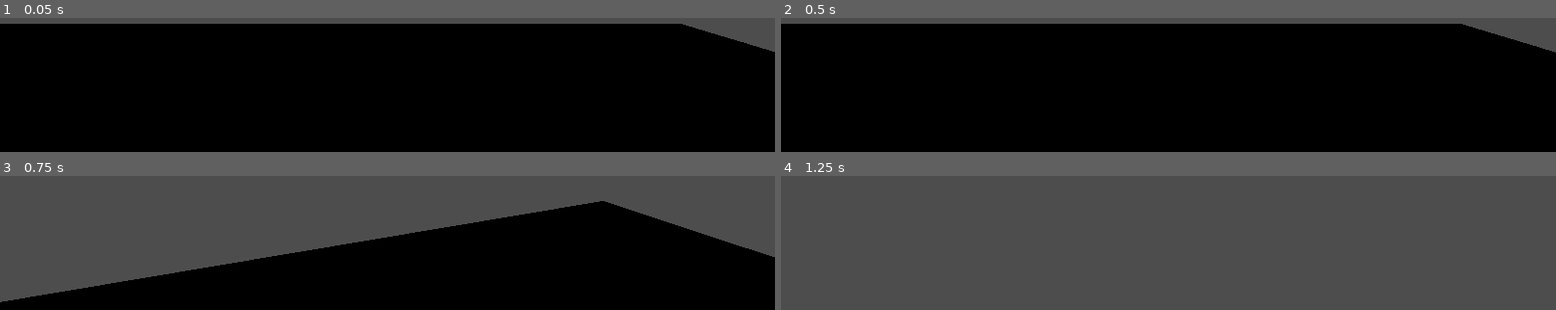
Above: before the commit, frames 1-4 (two rows, left to right).
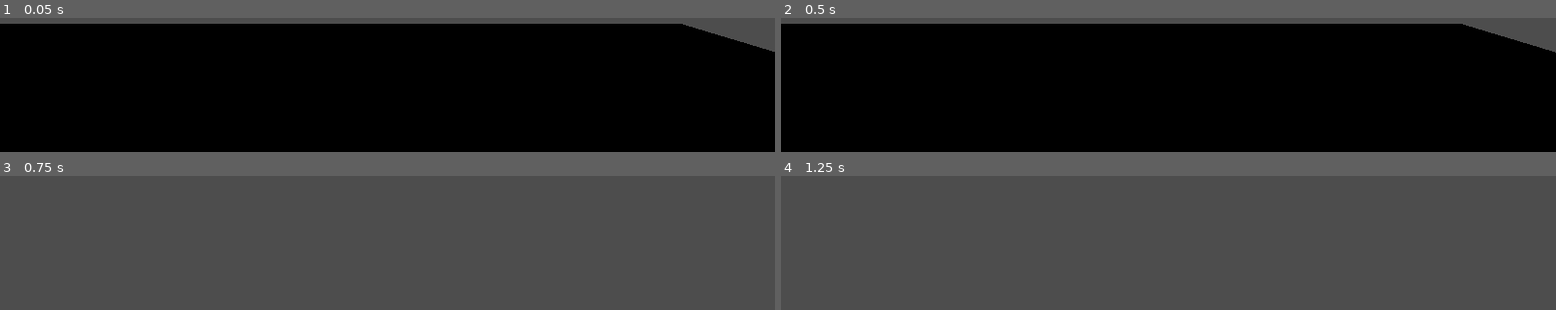
Above: after the commit, the same moments.

Repository: SKYNETTEDDRAGON/minesweeper_robot
Game: Godot game, scene res://Scenes/main.tscn
Same seed, same stepped clock (60 frames per second), same inputs: the game is played once before the commit and once after it.
Inputs (mouse positions are in pixels of both pictures, inside the frame that each line leads up to):
- Up to frame 1 (0.05 s): no input
- Up to frame 2 (0.5 s): no input
- Up to frame 3 (0.75 s): tap Enter (ui_accept) at 0.5, 0.6 s; move the mouse to (outside the picture) at 0.52 s; hold W (move_forward) from 0.53 s (still down); click (outside the picture) at 0.67 s
- Up to frame 4 (1.25 s): keep holding W (move_forward); tap Space (jump) at 0.77, 0.8, 1.07 s

Frames 1-2 are identical in both runs. In frame 3, 47% of the frame differs, in the area x 0-100%, y 18-100%; in frame 4, nothing differs.

Commit message:
mines placement working and random

Diff:
--- a/Scenes/game_manager.gd
+++ b/Scenes/game_manager.gd
@@ -7,6 +7,7 @@
 
 var tile_scene = preload("res://Scenes/tile.tscn")
 var grid = []
+var game_active = true
 
 func _ready():
 	print("GameManager started :D")
@@ -17,7 +18,9 @@
 	# Clear existing tiles
 	for tile in get_tree().get_nodes_in_group("tiles"):
 		tile.queue_free()
+
 	grid.clear()
+	game_active = true
 
 	# Create grid array
 	for x in range(grid_width):
@@ -27,6 +30,13 @@
 			add_child(tile)
 			tile.add_to_group("tiles")
 			tile.position = Vector3(x * tile_size, 0, z * tile_size)
+			tile.grid_x = x
+			tile.grid_z = z
+
+			# Connect tile signal
+			if tile.has_signal("tile_clicked"):
+				tile.tile_clicked.connect(_on_tile_clicked)
+
 			grid[x].append(tile)
 
 	# Place mines randomly
@@ -60,15 +70,88 @@
 		for dz in range(-1, 2):
 			if dx == 0 and dz == 0:
 				continue
+
 			var nx = x + dx
 			var nz = z + dz
+
 			if nx >= 0 and nx < grid_width and nz >= 0 and nz < grid_height:
 				if grid[nx][nz].is_mine:
 					count += 1
+
 	return count
 
+func _on_tile_clicked(x: int, z: int):
+	if not game_active:
+		return
+
+	var tile = grid[x][z]
+
+	if tile.is_revealed or tile.is_flagged:
+		return
+
+	# If it's a mine, trigger explosion
+	if tile.is_mine:
+		tile.explode()
+		game_over()
+	else:
+		# Reveal tile and cascade if it's a zero
+		reveal_tile(x, z)
+
+func reveal_tile(x: int, z: int):
+	if x < 0 or x >= grid_width or z < 0 or z >= grid_height:
+		return
+
+	var tile = grid[x][z]
+
+	if tile.is_revealed or tile.is_mine or tile.is_flagged:
+		return
+
+	tile.reveal()
+
+	# If this tile has no adjacent mines, reveal all neighbors (cascade)
+	if tile.adjacent_mines == 0:
+		for dx in range(-1, 2):
+			for dz in range(-1, 2):
+				if dx == 0 and dz == 0:
+					continue
+				reveal_tile(x + dx, z + dz)
+
 func game_over():
+	if not game_active:
+		return
+
+	game_active = false
 	print("Game Over! You hit a mine!")
-	# Reveal all tiles or restart
-	await get_tree().create_timer(2.0).timeout
+
+	# Reveal all mines
+	for x in range(grid_width):
+		for z in range(grid_height):
+			if grid[x][z].is_mine:
+				grid[x][z].reveal()
+
+	# Kill player if exists
+	var player = get_tree().get_first_node_in_group("player")
+	if player and player.has_method("die"):
+		player.die()
+
+	# Restart after delay
+	await get_tree().create_timer(3.0).timeout
 	get_tree().reload_current_scene()
+
+func check_win():
+	var revealed_count = 0
+	var total_safe_tiles = grid_width * grid_height - mine_count
+
+	for x in range(grid_width):
+		for z in range(grid_height):
+			if grid[x][z].is_revealed and not grid[x][z].is_mine:
+				revealed_count += 1
+
+	if revealed_count == total_safe_tiles:
+		win_game()
+
+func win_game():
+	game_active = false
+	print("You Win! All safe tiles revealed!")
+	await get_tree().create_timer(3.0).timeout
+	get_tree().reload_current_scene()
--- a/Scenes/playermove.gd
+++ b/Scenes/playermove.gd
@@ -1,49 +1,105 @@
 extends CharacterBody3D
 
-@export var move_speed := 5.0
-@export var jump_strength := 6.0
-@export var mouse_sensitivity := 0.3
-@export var gravity := 9.8
+@export var speed: float = 5.0
+@export var jump_velocity: float = 4.5
+@export var mouse_sensitivity: float = 0.003
 
-var cam_pitch := 0.0
-@onready var cam = $Camera3D
+var gravity = ProjectSettings.get_setting("physics/3d/default_gravity")
+var is_alive = true
+
+@onready var camera = $Camera3D
 
 func _ready():
-	Input.set_mouse_mode(Input.MOUSE_MODE_CAPTURED)
+	add_to_group("player")
+	Input.mouse_mode = Input.MOUSE_MODE_CAPTURED
 
-func _unhandled_input(event):
+func _input(event):
+	if not is_alive:
+		return
+
 	if event is InputEventMouseMotion:
-		rotate_y(deg_to_rad(-event.relative.x * mouse_sensitivity))
-		cam_pitch = clamp(cam_pitch - event.relative.y * mouse_sensitivity, -89, 89)
-		cam.rotation_degrees.x = cam_pitch
+		rotate_y(-event.relative.x * mouse_sensitivity)
+		camera.rotate_x(-event.relative.y * mouse_sensitivity)
+		camera.rotation.x = clamp(camera.rotation.x, -PI/2, PI/2)
+
+	if event.is_action_pressed("ui_cancel"):
+		Input.mouse_mode = Input.MOUSE_MODE_VISIBLE
 
 func _physics_process(delta):
-	var input_dir = Vector3.ZERO
+	if not is_alive:
+		# Apply gravity when dead
+		if not is_on_floor():
+			velocity.y -= gravity * delta
+		move_and_slide()
+		return
 
-	if Input.is_action_pressed("move_forward"):
-		input_dir.z -= 1
-	if Input.is_action_pressed("move_back"):
-		input_dir.z += 1
-	if Input.is_action_pressed("move_left"):
+	# Add gravity
+	if not is_on_floor():
+		velocity.y -= gravity * delta
+
+	# Handle jump
+	if Input.is_action_just_pressed("ui_accept") and is_on_floor():
+		velocity.y = jump_velocity
+
+	# Get input direction (WASD or arrow keys)
+	var input_dir = Vector2.ZERO
+
+	# Forward/Backward
+	if Input.is_action_pressed("ui_up") or Input.is_key_pressed(KEY_W):
+		input_dir.y -= 1
+	if Input.is_action_pressed("ui_down") or Input.is_key_pressed(KEY_S):
+		input_dir.y += 1
+
+	# Left/Right
+	if Input.is_action_pressed("ui_left") or Input.is_key_pressed(KEY_A):
 		input_dir.x -= 1
-	if Input.is_action_pressed("move_right"):
+	if Input.is_action_pressed("ui_right") or Input.is_key_pressed(KEY_D):
 		input_dir.x += 1
 
 	input_dir = input_dir.normalized()
+	var direction = (transform.basis * Vector3(input_dir.x, 0, input_dir.y)).normalized()
 
-	var direction = (transform.basis * input_dir).normalized()
+	if direction:
+		velocity.x = direction.x * speed
+		velocity.z = direction.z * speed
+	else:
+		velocity.x = move_toward(velocity.x, 0, speed)
+		velocity.z = move_toward(velocity.z, 0, speed)
 
-	# Apply movement to built-in velocity
-	velocity.x = direction.x * move_speed
-	velocity.z = direction.z * move_speed
+	move_and_slide()
 
-	# Apply gravity
-	if not is_on_floor():
-		velocity.y -= gravity * delta
-	else:
-		if Input.is_action_just_pressed("jump"):
-			velocity.y = jump_strength
-		else:
-			velocity.y = 0.0
+	# Check if stepped on a tile
+	check_tile_collision()
 
-	move_and_slide()  # <-- no arguments in Godot 4!
+func check_tile_collision():
+	for i in get_slide_collision_count():
+		var collision = get_slide_collision(i)
+		var collider = collision.get_collider()
+
+		if collider and collider.is_in_group("tiles"):
+			# Trigger tile click when landing on it
+			if is_on_floor() and velocity.y <= 0:
+				if collider.has_signal("tile_clicked"):
+					collider.tile_clicked.emit(collider.grid_x, collider.grid_z)
+
+func die():
+	if not is_alive:
+		return
+
+	is_alive = false
+	print("Player died!")
+
+	# Ragdoll effect - launch upward
+	velocity = Vector3(0, 15, 0) + Vector3(
+		randf_range(-5, 5),
+		0,
+		randf_range(-5, 5)
+	)
+
+	# Tilt camera
+	var tween = create_tween()
+	tween.tween_property(camera, "rotation_degrees", Vector3(
+		randf_range(-45, 45),
+		0,
+		randf_range(-90, 90)
+	), 1.0)
--- a/Scenes/tile.gd
+++ b/Scenes/tile.gd
@@ -1,35 +1,134 @@
 extends StaticBody3D
 
-@export var is_mine: bool = false
-@export var adjacent_mines: int = 0
+signal tile_clicked(x: int, z: int)
+
+var is_mine: bool = false
+var adjacent_mines: int = 0
 var is_revealed: bool = false
+var is_flagged: bool = false
+var grid_x: int = 0
+var grid_z: int = 0
 
 @onready var mesh_instance = $MeshInstance3D
-@onready var area = $Area3D
+@onready var label = $Label3D
+@onready var collision_shape = $CollisionShape3D
 
-var safe_material = StandardMaterial3D.new()
-var mine_material = StandardMaterial3D.new()
-var number_materials = {}
+# Colors for different states
+var unrevealed_color = Color(0.5, 0.5, 0.5)
+var revealed_color = Color(0.8, 0.8, 0.8)
+var mine_color = Color(1.0, 0.0, 0.0)
+var flag_color = Color(1.0, 1.0, 0.0)
+
+# Number colors (traditional minesweeper)
+var number_colors = {
+	1: Color(0.0, 0.0, 1.0),
+	2: Color(0.0, 0.5, 0.0),
+	3: Color(1.0, 0.0, 0.0),
+	4: Color(0.0, 0.0, 0.5),
+	5: Color(0.5, 0.0, 0.0),
+	6: Color(0.0, 0.5, 0.5),
+	7: Color(0.0, 0.0, 0.0),
+	8: Color(0.5, 0.5, 0.5)
+}
 
 func _ready():
-	setup_materials()
-	area.body_entered.connect(_on_body_entered)
-func setup_materials():
-	safe_material.albedo_color = Color.GREEN
-	mine_material.albedo_color = Color.RED
-func _on_body_entered(body):
-	if body.is_in_group("player") and not is_revealed:
-		reveal()
+	# Ensure we have a MeshInstance3D
+	if not mesh_instance:
+		mesh_instance = MeshInstance3D.new()
+		add_child(mesh_instance)
+		var box_mesh = BoxMesh.new()
+		box_mesh.size = Vector3(1.8, 0.3, 1.8)
+		mesh_instance.mesh = box_mesh
+
+	# Create material
+	var material = StandardMaterial3D.new()
+	material.albedo_color = unrevealed_color
+	mesh_instance.set_surface_override_material(0, material)
+
+	# Setup label
+	if not label:
+		label = Label3D.new()
+		add_child(label)
+
+	label.position = Vector3(0, 0.2, 0)
+	label.rotation_degrees = Vector3(-90, 0, 0)
+	label.pixel_size = 0.01
+	label.font_size = 64
+	label.visible = false
+
+func _input_event(camera, event, position, normal, shape_idx):
+	if event is InputEventMouseButton:
+		if event.button_index == MOUSE_BUTTON_LEFT and event.pressed:
+			tile_clicked.emit(grid_x, grid_z)
+		elif event.button_index == MOUSE_BUTTON_RIGHT and event.pressed:
+			toggle_flag()
+
+func toggle_flag():
+	if is_revealed:
+		return
+
+	is_flagged = !is_flagged
+
+	var material = mesh_instance.get_surface_override_material(0)
+	if is_flagged:
+		material.albedo_color = flag_color
+		label.text = "🚩"
+		label.visible = true
+	else:
+		material.albedo_color = unrevealed_color
+		label.visible = false
 
 func reveal():
+	if is_revealed:
+		return
+
 	is_revealed = true
+	is_flagged = false
+
+	var material = mesh_instance.get_surface_override_material(0)
+
 	if is_mine:
-		mesh_instance.material_override = mine_material
-		get_tree().call_group("game_manager", "game_over")
+		material.albedo_color = mine_color
+		label.text = "💣"
+		label.modulate = Color.BLACK
+		label.visible = true
 	else:
-		mesh_instance.material_override = safe_material
-		show_number()
+		material.albedo_color = revealed_color
 
-func show_number():
-	if adjacent_mines > 0:
-		pass
+		if adjacent_mines > 0:
+			label.text = str(adjacent_mines)
+			label.modulate = number_colors.get(adjacent_mines, Color.BLACK)
+			label.visible = true
+		else:
+			label.visible = false
+
+func explode():
+	reveal()
+
+	# Create explosion effect
+	var tween = create_tween()
+	tween.set_parallel(true)
+
+	# Scale up and rotate
+	tween.tween_property(self, "scale", Vector3(2, 2, 2), 0.3)
+	tween.tween_property(self, "rotation_degrees", Vector3(
+		randf_range(-180, 180),
+		randf_range(-180, 180),
+		randf_range(-180, 180)
+	), 0.3)
+
+	# Flash the material
+	var material = mesh_instance.get_surface_override_material(0)
+	tween.tween_property(material, "emission_enabled", true, 0.0)
+	tween.tween_property(material, "emission", Color.RED, 0.0)
+	tween.tween_property(material, "emission_energy", 5.0, 0.2)
+
+	# Fade out
+	tween.chain().tween_property(self, "scale", Vector3.ZERO, 0.2)
+
+	# Apply impulse to nearby player
+	var player = get_tree().get_first_node_in_group("player")
+	if player and player is RigidBody3D:
+		var direction = (player.global_position - global_position).normalized()
+		var force = direction * 20.0 + Vector3.UP * 15.0
+		player.apply_impulse(force, Vector3.ZERO)
